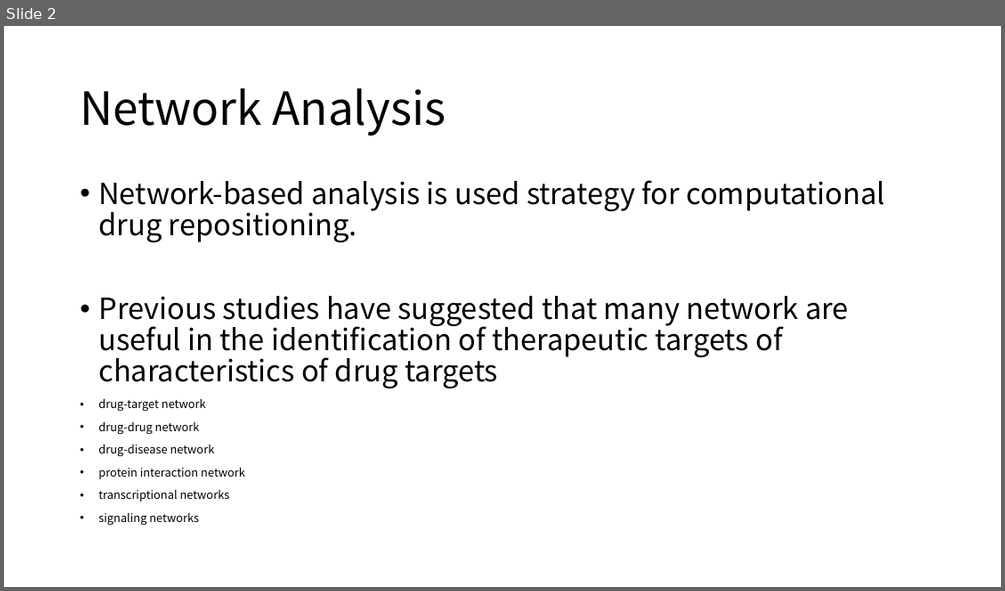
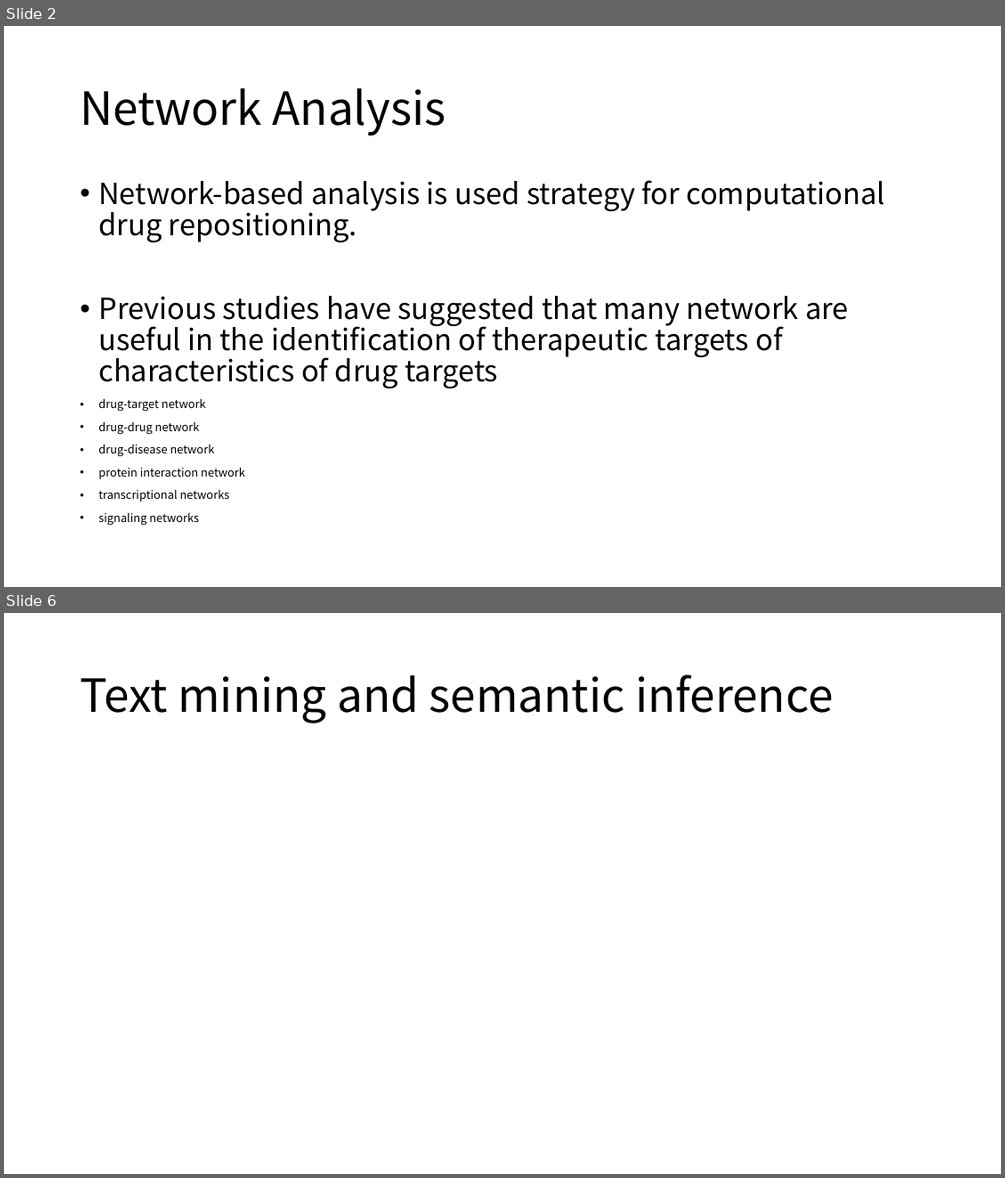
Before and after one commit to moklise/TIL, a slide deck: Review/[2] A Survey Off Current Trends In Computational Drug/A survey of current trends in computational drug.pptx. Shown one above the other, each under a label of ours: slide 2 before the commit, slides 2 and 6 after it; the slides between them are not shown. The pictures are 1005x591 and 1005x1178 pixels, drawn with LibreOffice and Linux fonts; fonts in the diff are those of the drawing. Boxes give left, top, right and bottom in pixels: in the first picture for what was removed or moved away, otherwise in the second. Text is boxed around its words. In the diff, an @@ line names an element or a change of style, - is before the commit and + after.

```diff
--- a/Review/[2] A Survey Off Current Trends In Computational Drug/A survey of current trends in computational drug.pptx
+++ b/Review/[2] A Survey Off Current Trends In Computational Drug/A survey of current trends in computational drug.pptx
@@ slide 6 added at (x1=4, y1=613, x2=1001, y2=1174), background #FFFFFF @@
@@ title added at (x1=80, y1=674, x2=833, y2=723), 44 pt, text #000000 @@
+Text mining and semantic inference
```
Also in this commit, not shown: 1 slide changed, 9 other slides added, 1 other file.
